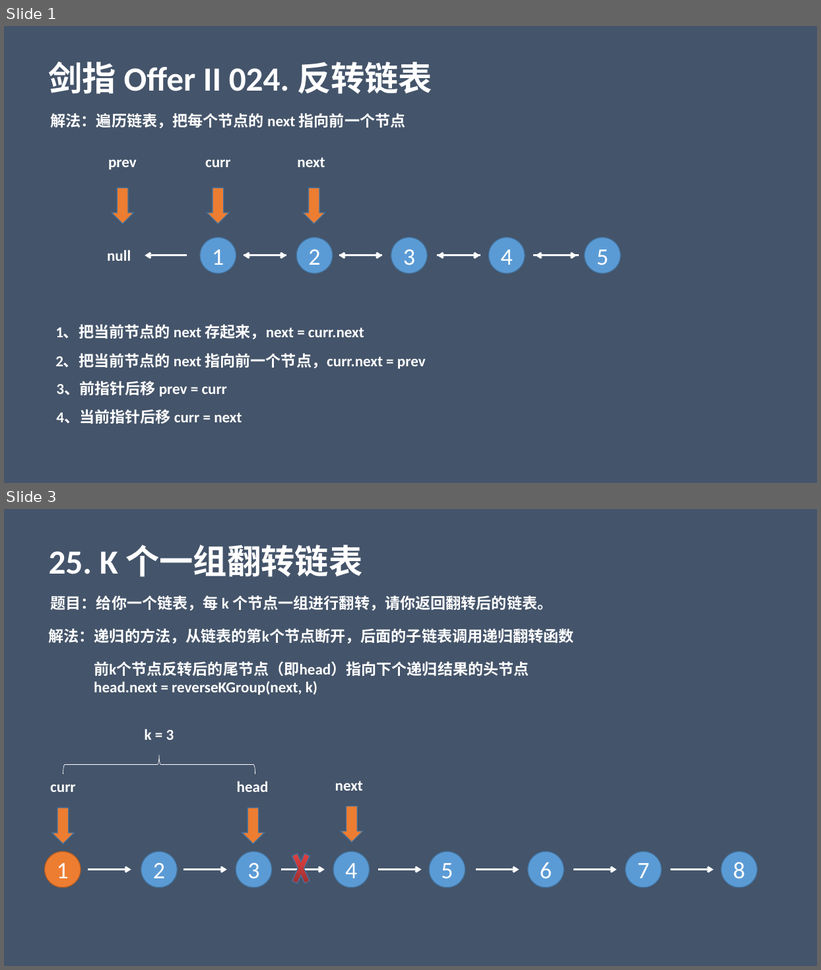
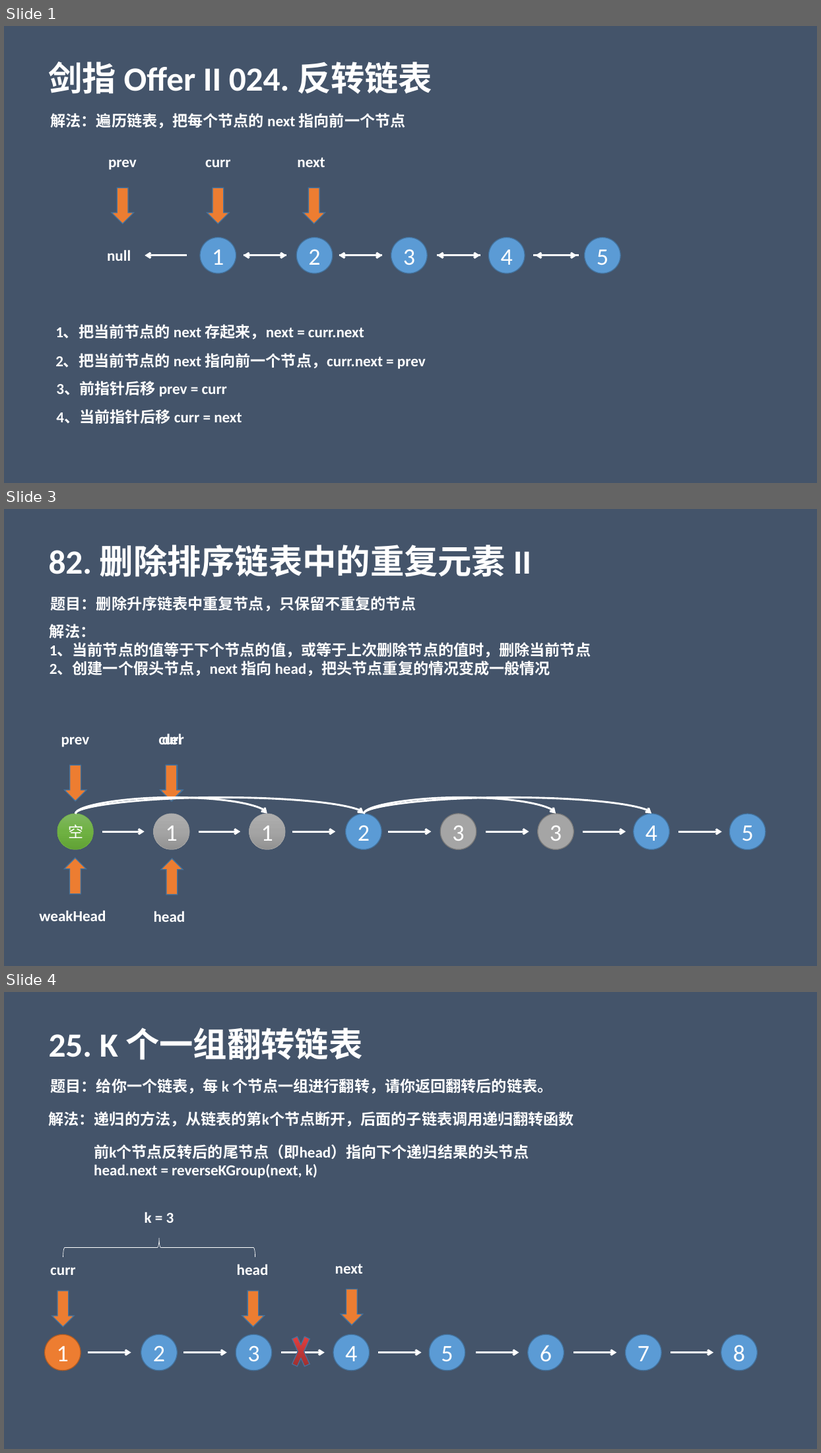
Before and after one commit to liangle/liangle-frontend-studybook, a slide deck: 小白学算法系列.pptx. Shown one above the other, each under a label of ours: slides 1 and 3 before the commit, slides 1, 3 and 4 after it; the slides between them are not shown. The pictures are 821x970 and 821x1453 pixels, drawn with LibreOffice and Linux fonts; fonts in the diff are those of the drawing. Boxes give left, top, right and bottom in pixels: in the first picture for what was removed or moved away, otherwise in the second. Text is boxed around its words. In the diff, an @@ line names an element or a change of style, - is before the commit and + after.

Commit message:
feat:删除排序链表中的重复元素 II

```diff
--- a/小白学算法系列.pptx
+++ b/小白学算法系列.pptx
@@ slide 3 added at [4, 509, 817, 966], background #44546A @@
@@ text added at [49, 545, 531, 577], 40 pt, text #FFFFFF, bold @@
+82. 删除排序链表中的重复元素 II
@@ text added at [51, 596, 416, 611], 18 pt, text #FFFFFF, bold @@
+题目：删除升序链表中重复节点，只保留不重复的节点
@@ text added at [50, 624, 591, 676], 18 pt, text #FFFFFF, bold @@
+解法：
+1、当前节点的值等于下个节点的值，或等于上次删除节点的值时，删除当前节点
+2、创建一个假头节点，next 指向 head，把头节点重复的情况变成一般情况
@@ text added at [61, 737, 90, 747], 18 pt, text #FFFFFF, bold @@
+prev
@@ text added at [158, 734, 184, 745], 18 pt, text #FFFFFF, bold @@
+curr
@@ text added at [162, 734, 182, 745], 18 pt, text #FFFFFF, bold @@
+del
@@ down arrow added at [64, 765, 86, 801], fill #ED7D31, outline #43739E 1 pt @@
@@ down arrow added at [160, 765, 182, 801], fill #ED7D31, outline #43739E 1 pt @@
@@ down arrow added at [161, 765, 183, 801], fill #ED7D31, outline #43739E 1 pt @@
@@ curved arrow added from (75, 814) to (267, 814), #FFFFFF 2.25 pt @@
@@ curved arrow added from (75, 814) to (364, 814), #FFFFFF 2.25 pt @@
@@ curved arrow added from (364, 814) to (556, 814), #FFFFFF 2.25 pt @@
@@ curved arrow added from (364, 814) to (652, 814), #FFFFFF 2.25 pt @@
@@ ellipse added at [57, 814, 94, 850], fill gradient #81B861 to #6FB242 to #62A336, outline #70AD47 0.5 pt, 18 pt, text #FFFFFF @@
+空
@@ ellipse added at [153, 814, 189, 850], fill gradient #AFAFAF to #A5A5A5 to #939393, outline #A5A5A5 0.5 pt, 28 pt, text #FFFFFF @@
+1
@@ ellipse added at [250, 814, 285, 850], fill gradient #AFAFAF to #A5A5A5 to #939393, outline #A5A5A5 0.5 pt, 28 pt, text #FFFFFF @@
+1
@@ ellipse added at [346, 814, 382, 850], fill #5B9BD5, outline #43739E 1 pt, 28 pt, text #FFFFFF @@
+2
@@ ellipse added at [441, 814, 477, 850], fill #A5A5A5, outline #7A7A7A 1 pt, 28 pt, text #FFFFFF @@
+3
@@ ellipse added at [538, 814, 574, 850], fill #A5A5A5, outline #7A7A7A 1 pt, 28 pt, text #FFFFFF @@
+3
@@ ellipse added at [634, 814, 669, 850], fill #5B9BD5, outline #43739E 1 pt, 28 pt, text #FFFFFF @@
+4
@@ ellipse added at [730, 814, 766, 850], fill #5B9BD5, outline #43739E 1 pt, 28 pt, text #FFFFFF @@
+5
@@ arrow added from (103, 832) to (145, 832), #FFFFFF 2.25 pt @@
@@ arrow added from (199, 832) to (241, 832), #FFFFFF 2.25 pt @@
@@ arrow added from (292, 832) to (336, 832), #FFFFFF 2.25 pt @@
@@ arrow added from (388, 832) to (432, 832), #FFFFFF 2.25 pt @@
@@ arrow added from (486, 832) to (529, 832), #FFFFFF 2.25 pt @@
@@ arrow added from (583, 832) to (626, 832), #FFFFFF 2.25 pt @@
@@ arrow added from (679, 832) to (722, 832), #FFFFFF 2.25 pt @@
@@ down arrow added at [64, 859, 86, 894], fill #ED7D31, outline #43739E 1 pt @@
@@ down arrow added at [161, 859, 183, 895], fill #ED7D31, outline #43739E 1 pt @@
@@ text added at [39, 911, 106, 921], 18 pt, text #FFFFFF, bold @@
+weakHead
@@ text added at [154, 912, 186, 922], 18 pt, text #FFFFFF, bold @@
+head
@@ what was slide 3 is now slide 4 @@
```
Also in this commit, not shown: 1 slide changed, 3 other files.
